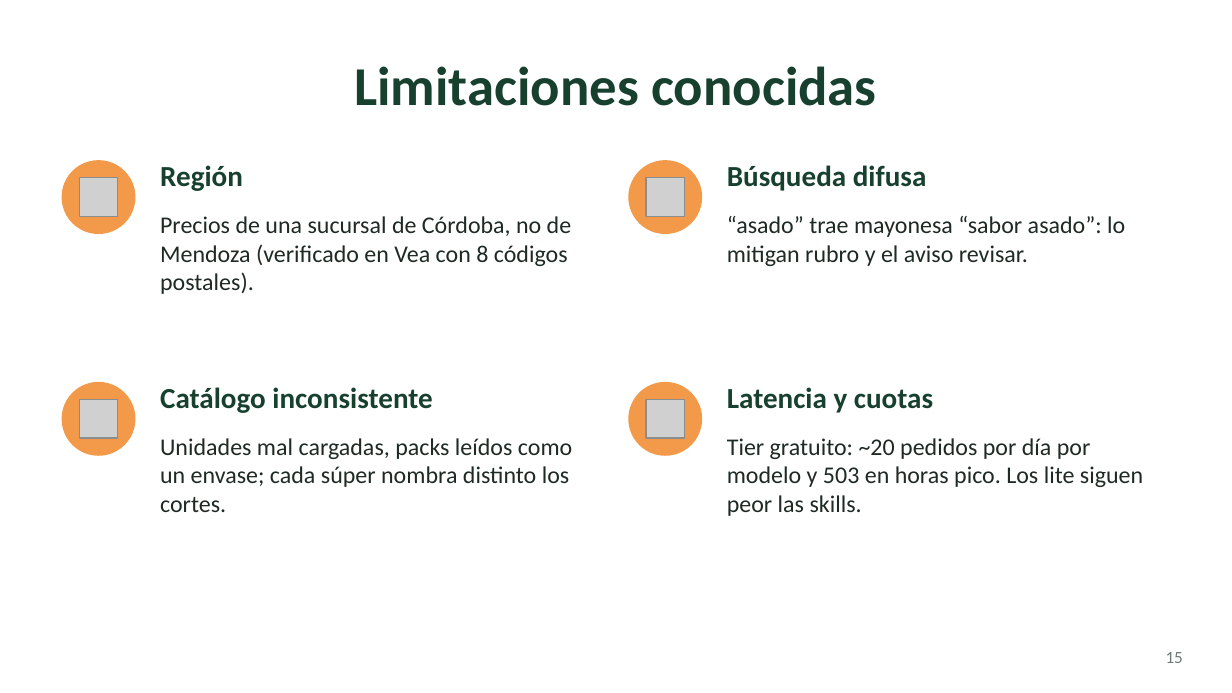
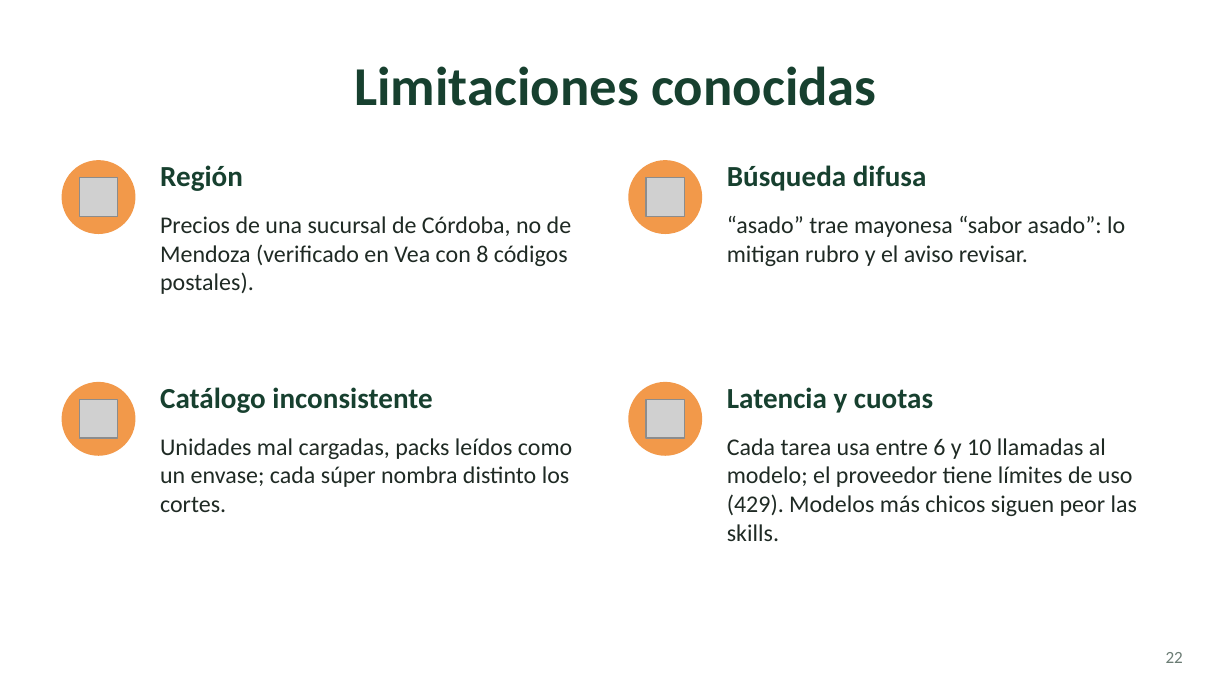
Before and after one commit to cuellojoaquinn/agente-de-supermercado, a slide deck: slide 22 of presentacion/super-agente.pptx (slide 15 before the commit). Drawn at 1232x693 pixels with LibreOffice and Linux fonts; fonts in the diff are those of the drawing; grey boxes stand for pictures. Boxes give left, top, right and bottom in pixels: in the first picture for what was removed or moved away, otherwise in the second. Text is boxed around its words. In the diff, an @@ line names an element or a change of style, - is before the commit and + after.

```diff
--- a/presentacion/super-agente.pptx
+++ b/presentacion/super-agente.pptx
@@ text at <box>727,438,1137,541</box>: text changed @@
-Tier gratuito: ~20 pedidos por día por modelo y 503 en horas pico. Los lite siguen peor las skills.
+Cada tarea usa entre 6 y 10 llamadas al modelo; el proveedor tiene límites de uso (429). Modelos más chicos siguen peor las skills.
@@ page number at <box>1166,652,1183,663</box>: text changed @@
-15
+22
```
Also in this commit, not shown: 1 other slide changed, 9 slides added, 1 slide removed, 3 other files.
